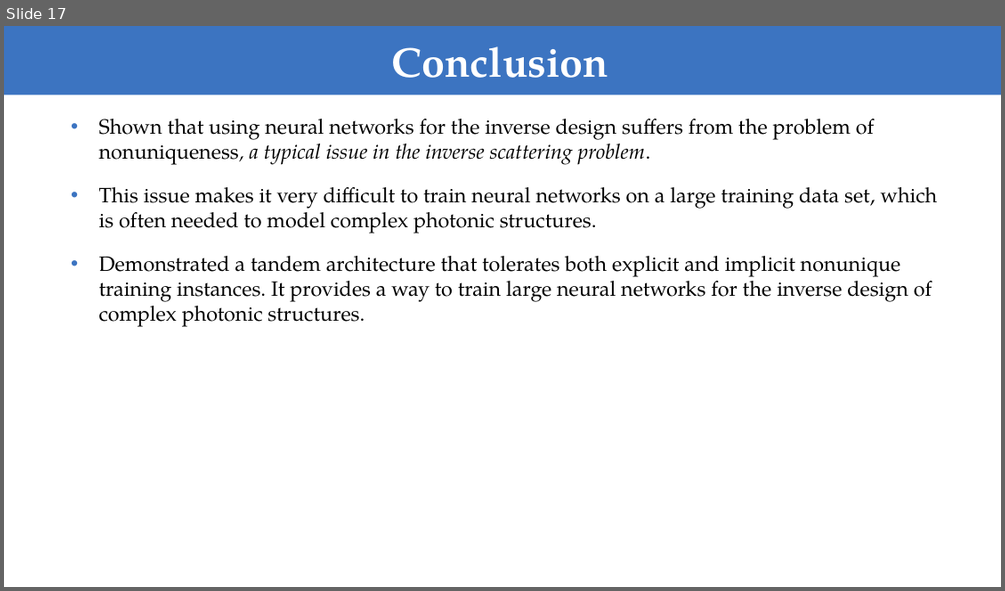
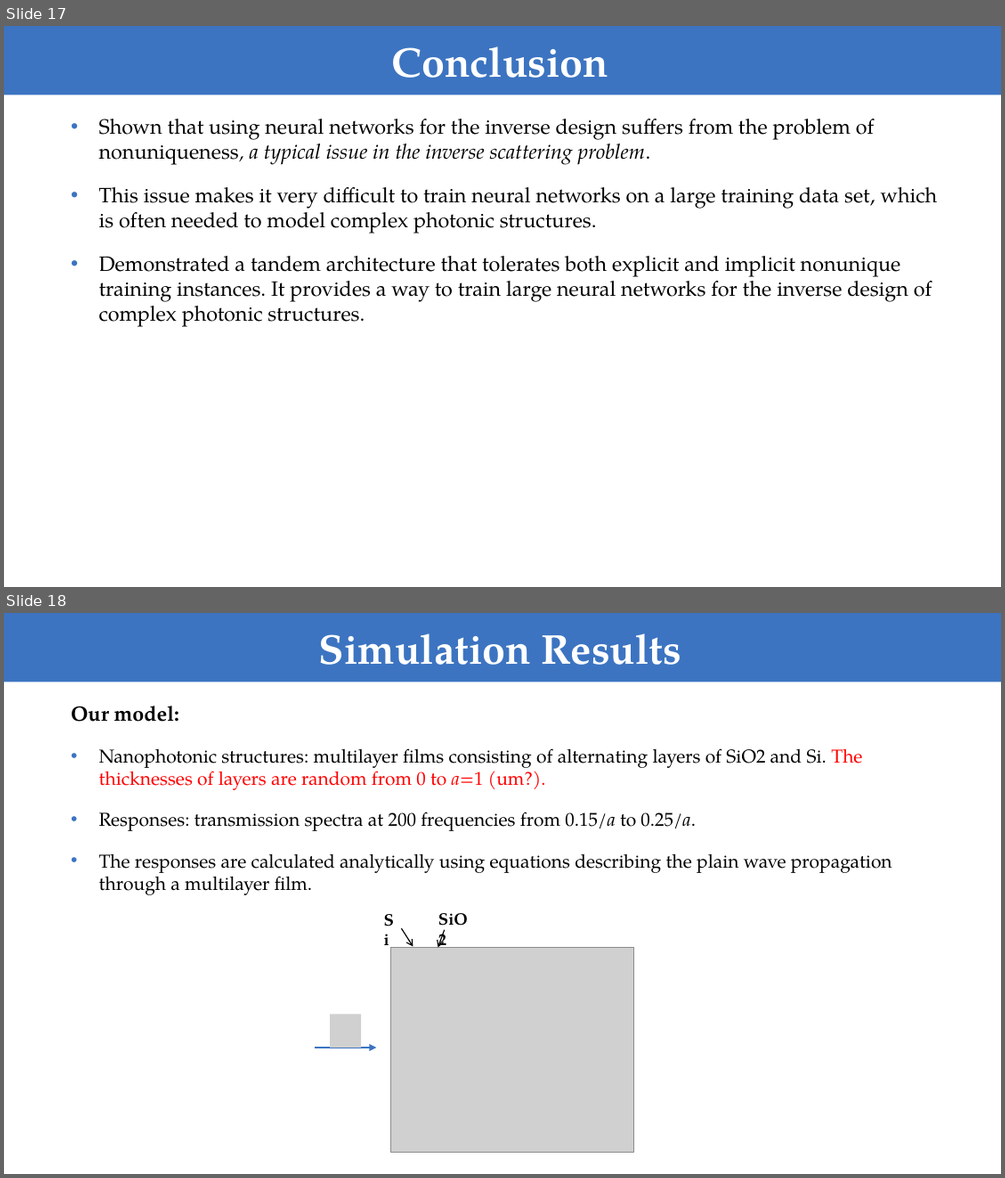
Before and after one commit to FiodarM/InvDesignNet, a slide deck: Training Deep Neural Networks for the Inverse Design of Nanophotonic Structures.pptx. Shown one above the other, each under a label of ours: slide 17 before the commit, slides 17 and 18 after it. The pictures are 1005x591 and 1005x1178 pixels, drawn with LibreOffice and Linux fonts; fonts in the diff are those of the drawing; grey boxes stand for pictures. Boxes give left, top, right and bottom in pixels: in the first picture for what was removed or moved away, otherwise in the second. Text is boxed around its words. In the diff, an @@ line names an element or a change of style, - is before the commit and + after.

Commit message:
Add simulation results.

```diff
--- a/Training Deep Neural Networks for the Inverse Design of Nanophotonic Structures.pptx
+++ b/Training Deep Neural Networks for the Inverse Design of Nanophotonic Structures.pptx
@@ slide 18 added at <box>4,613,1001,1174</box>, background #FFFFFF @@
@@ rectangle added at <box>4,613,1001,682</box>, fill #3C74C1 @@
@@ title added at <box>319,633,681,665</box>, 40 pt, text #FFFFFF, bold @@
+Simulation Results
@@ text added at <box>71,706,892,895</box>, 18 pt, text #000000 @@
+Our model:
+• Nanophotonic structures: multilayer films consisting of alternating layers of SiO2 and Si. The thicknesses of layers are random from 0 to a=1 (um?).
+• Responses: transmission spectra at 200 frequencies from 0.15/a to 0.25/a.
+• The responses are calculated analytically using equations describing the plain wave propagation through a multilayer film.
@@ group added at <box>315,906,633,1152</box>: 3 arrows, 2 pictures, 2 texts @@
+Si
+SiO2
```
Also in this commit, not shown: 1 slide changed, 3 other slides added.
